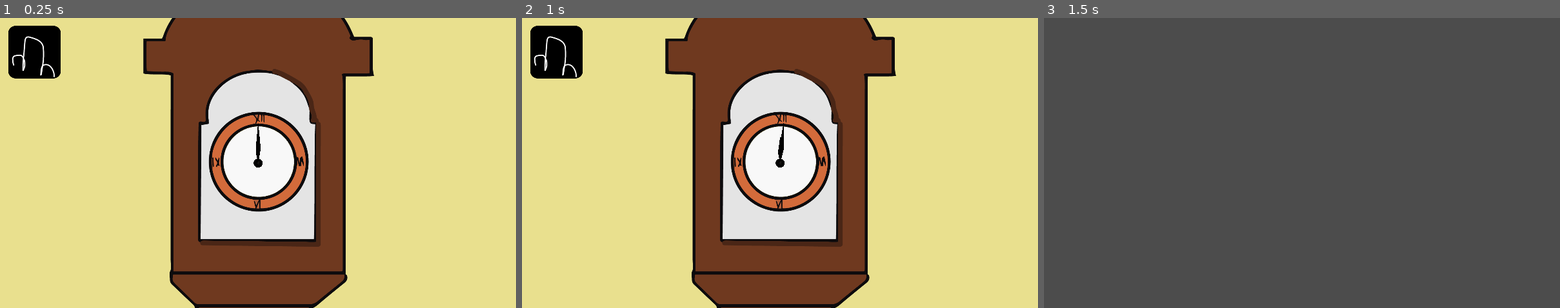
Above: before the commit, frames 1-3 (left to right).
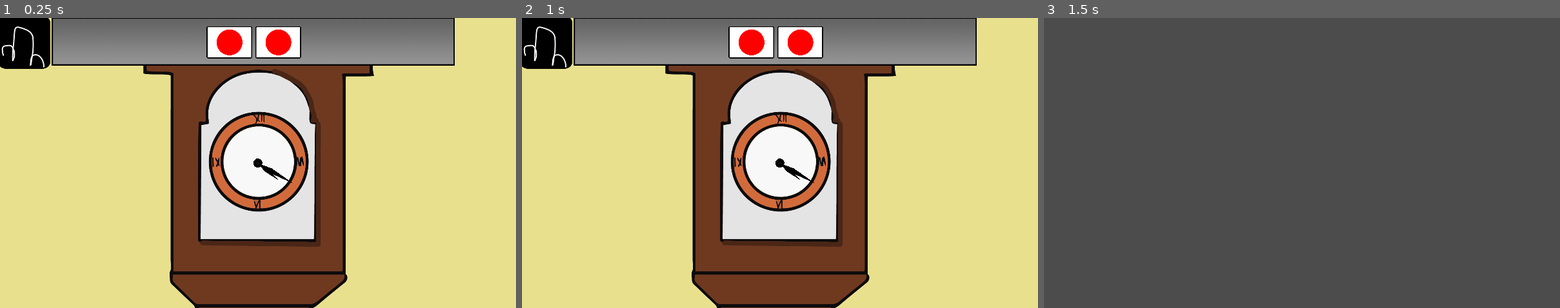
Above: after the commit, the same moments.

Repository: Paulpanther/GameJam11
Game: Godot game, scene res://Scenes/GrandfatherClockTop.tscn
Same seed, same stepped clock (60 frames per second), same inputs: the game is played once before the commit and once after it. This scene is started directly instead of the project's main scene.
Inputs (mouse positions are in pixels of both pictures, inside the frame that each line leads up to):
- Up to frame 1 (0.25 s): no input
- Up to frame 2 (1 s): tap Enter at 0.5 s; move the mouse to (780, 139) at 0.52 s; click (780, 139) at 0.67 s
- Up to frame 3 (1.5 s): tap Space at 1.25 s; move the mouse to (1080, 52) at 1.27 s; click (1080, 52) at 1.42 s

The runs differ from the first frame. In frame 1, 14% of the frame differs, in the area x 0-89%, y 0-57%; in frame 2, 14%; in frame 3, nothing differs.
Error in both runs: Invalid call. Nonexistent function 'show' in base 'Nil'. (res://Scripts/scene_stack.gd:33)

Commit message:
add gfc clockface in main view

Diff:
--- a/Scenes/GrandfatherClockTop.tscn
+++ b/Scenes/GrandfatherClockTop.tscn
@@ -4,7 +4,7 @@
 [ext_resource path="res://Sprites/Room1/clockhand_big.png" type="Texture" id=2]
 [ext_resource path="res://Sprites/Room1/clockhand_small.png" type="Texture" id=3]
 [ext_resource path="res://Sprites/wall1.png" type="Texture" id=4]
-[ext_resource path="res://Scenes/ExitInteractableButton.tscn" type="PackedScene" id=5]
+[ext_resource path="res://Scenes/InteractableHUD.tscn" type="PackedScene" id=5]
 [ext_resource path="res://Scripts/grandfather_clock_top.gd" type="Script" id=6]
 
 [sub_resource type="RectangleShape2D" id=1]
@@ -44,6 +44,6 @@
 [node name="Camera2D" type="Camera2D" parent="."]
 current = true
 
-[node name="Button" parent="." instance=ExtResource( 5 )]
-position = Vector2( -831.558, -412.95 )
+[node name="InteractableHUD" parent="." instance=ExtResource( 5 )]
+position = Vector2( -960, -540 )
 [connection signal="input_event" from="GFC/Minutes/Area2D" to="." method="_on_Area2D_input_event"]
--- a/Scenes/Room1/Room1.tscn
+++ b/Scenes/Room1/Room1.tscn
@@ -1,9 +1,12 @@
-[gd_scene load_steps=5 format=2]
+[gd_scene load_steps=8 format=2]
 
 [ext_resource path="res://Sprites/wall1.png" type="Texture" id=1]
 [ext_resource path="res://Scripts/Room1/room1.gd" type="Script" id=2]
 [ext_resource path="res://Scenes/HUD.tscn" type="PackedScene" id=3]
 [ext_resource path="res://Sprites/Room1/Grandfather_closed.png" type="Texture" id=4]
+[ext_resource path="res://Sprites/Room1/clockhand_small.png" type="Texture" id=5]
+[ext_resource path="res://Sprites/Room1/clockhand_big.png" type="Texture" id=6]
+[ext_resource path="res://Scenes/Room1/gfc_script_main_view.gd" type="Script" id=7]
 
 [node name="Room1" type="Node2D"]
 script = ExtResource( 2 )
@@ -18,6 +21,7 @@
 position = Vector2( 639.792, 546.558 )
 scale = Vector2( 0.2, 0.2 )
 texture = ExtResource( 4 )
+script = ExtResource( 7 )
 
 [node name="GFCTop" type="Area2D" parent="GrandfatherClock"]
 
@@ -30,4 +34,16 @@
 [node name="CollisionPolygon2D" type="CollisionPolygon2D" parent="GrandfatherClock/GFCBottom"]
 position = Vector2( -0.662842, 1.32568 )
 polygon = PoolVector2Array( -836.331, 1022, -742.324, 925.191, -319.998, 926.594, -190.915, 1014.99, -206.349, 1050.06, -209.155, 1629.54, -178.287, 1643.57, -190.915, 1741.78, -836.331, 1745.99, -857.377, 1646.37, -834.927, 1640.76, -829.315, 1058.48 )
+
+[node name="Hour" type="Sprite" parent="GrandfatherClock"]
+position = Vector2( -518.219, -1059.58 )
+scale = Vector2( 0.08, 0.08 )
+texture = ExtResource( 5 )
+offset = Vector2( -606.087, -513.184 )
+
+[node name="Minute" type="Sprite" parent="GrandfatherClock"]
+position = Vector2( -518.625, -1059.14 )
+scale = Vector2( 0.08, 0.08 )
+texture = ExtResource( 6 )
+offset = Vector2( 416.93, -604.359 )
 [connection signal="input_event" from="GrandfatherClock/GFCTop" to="." method="_on_GFCTop_input_event"]
--- /dev/null
+++ b/Scenes/Room1/gfc_script_main_view.gd
@@ -0,0 +1,24 @@
+extends Sprite
+
+
+# Declare member variables here. Examples:
+# var a = 2
+# var b = "text"
+
+
+# Called when the node enters the scene tree for the first time.
+func _ready():
+	refresh_hands()
+	pass # Replace with function body.
+
+
+# Called every frame. 'delta' is the elapsed time since the previous frame.
+#func _process(delta):
+#	pass
+
+func on_detail_return():
+	refresh_hands()
+
+func refresh_hands():
+	get_node("Minute").rotation_degrees = GlobalFlowerPot.get_rotation_minute_deg()
+	get_node("Hour").rotation_degrees = GlobalFlowerPot.get_rotation_hour_deg()
--- a/Scripts/global_flower_pot.gd
+++ b/Scripts/global_flower_pot.gd
@@ -1,3 +1,10 @@
 extends Node
 
-var minutes = 0
+var minutes = 260
+
+func get_rotation_hour_deg():
+	return (fmod(minutes, 720.0) / 720.0) * 360.0
+
+
+func get_rotation_minute_deg():
+	return (fmod(minutes, 60.0) / 60.0) * 360.0
--- a/Scripts/grandfather_clock_top.gd
+++ b/Scripts/grandfather_clock_top.gd
@@ -15,16 +15,11 @@
 		update_hands()
 
 
-func get_rotation_hour_deg():
-	return (fmod(GlobalFlowerPot.minutes, 720.0) / 720.0) * 360.0
 
 
-func get_rotation_minute_deg():
-	return (fmod(GlobalFlowerPot.minutes, 60.0) / 60.0) * 360.0
-
 func update_hands():
-	get_node("GFC/Hours").rotation_degrees = get_rotation_hour_deg()
-	get_node("GFC/Minutes").rotation_degrees = get_rotation_minute_deg()
+	get_node("GFC/Hours").rotation_degrees = GlobalFlowerPot.get_rotation_hour_deg()
+	get_node("GFC/Minutes").rotation_degrees = GlobalFlowerPot.get_rotation_minute_deg()
 
 
 func _on_Area2D_input_event(viewport, event, shape_idx):
